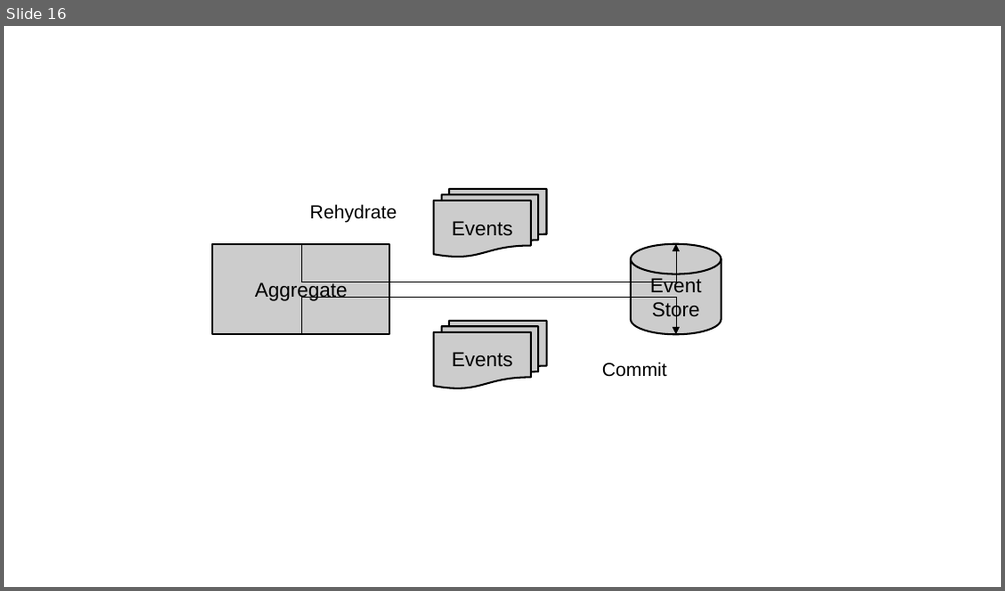
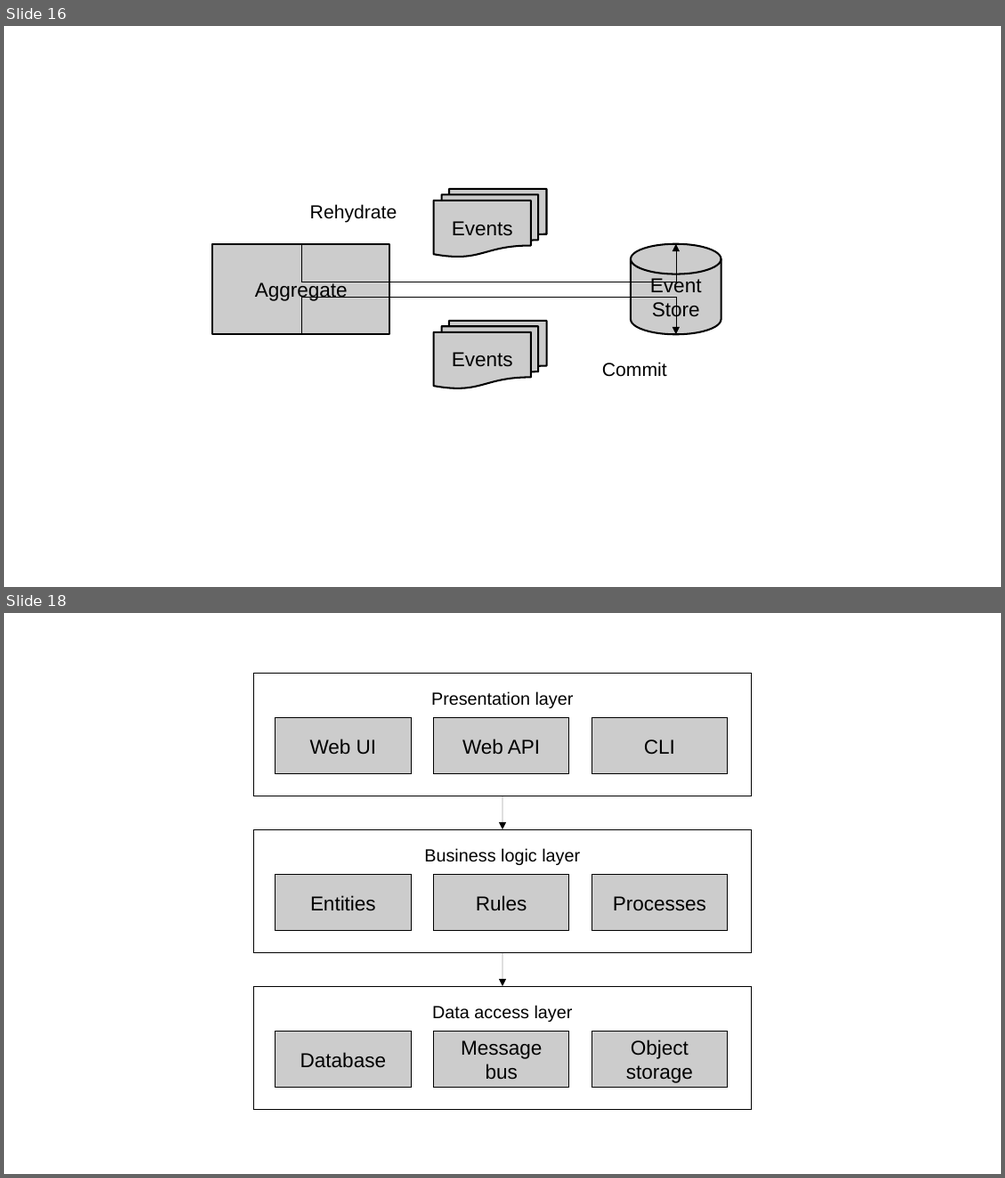
Before and after one commit to megakevin/end-point-blog, a slide deck: 2025/09/high-level-system-analysis-and-design-ddd-part-1/diagrams.odp. Shown one above the other, each under a label of ours: slide 16 before the commit, slides 16 and 18 after it; the slides between them are not shown. The pictures are 1005x591 and 1005x1178 pixels, drawn with LibreOffice and Linux fonts; fonts in the diff are those of the drawing. Boxes give left, top, right and bottom in pixels: in the first picture for what was removed or moved away, otherwise in the second. Text is boxed around its words. In the diff, an @@ line names an element or a change of style, - is before the commit and + after.

```diff
--- a/2025/09/high-level-system-analysis-and-design-ddd-part-1/diagrams.odp
+++ b/2025/09/high-level-system-analysis-and-design-ddd-part-1/diagrams.odp
@@ slide 18 added at (x1=4, y1=613, x2=1001, y2=1174), background #FFFFFF @@
@@ rectangle added at (x1=230, y1=655, x2=773, y2=1129), fill #FFFFFF, outline #FFFFFF 0 pt @@
@@ rectangle added at (x1=254, y1=673, x2=751, y2=795), fill #FFFFFF, outline #000000 0 pt, 14 pt, text #000000 @@
+Presentation layer
@@ rectangle added at (x1=275, y1=718, x2=411, y2=773), fill #CCCCCC, outline #000000 0 pt, 16 pt, text #000000 @@
+Web UI
@@ rectangle added at (x1=434, y1=718, x2=569, y2=774), fill #CCCCCC, outline #000000 0 pt, 16 pt, text #000000 @@
+Web API
@@ rectangle added at (x1=592, y1=718, x2=728, y2=773), fill #CCCCCC, outline #000000 0 pt, 16 pt, text #000000 @@
+CLI
@@ arrow added from (502, 796) to (502, 829), #000000 0 pt @@
@@ rectangle added at (x1=254, y1=829, x2=751, y2=952), fill #FFFFFF, outline #000000 0 pt, 14 pt, text #000000 @@
+Business logic layer
@@ rectangle added at (x1=275, y1=875, x2=411, y2=930), fill #CCCCCC, outline #000000 0 pt, 16 pt, text #000000 @@
+Entities
@@ rectangle added at (x1=434, y1=875, x2=569, y2=931), fill #CCCCCC, outline #000000 0 pt, 16 pt, text #000000 @@
+Rules
@@ rectangle added at (x1=592, y1=875, x2=728, y2=930), fill #CCCCCC, outline #000000 0 pt, 16 pt, text #000000 @@
+Processes
@@ arrow added from (502, 953) to (502, 987), #000000 0 pt @@
@@ rectangle added at (x1=254, y1=987, x2=751, y2=1110), fill #FFFFFF, outline #000000 0 pt, 14 pt, text #000000 @@
+Data access layer
@@ rectangle added at (x1=275, y1=1032, x2=411, y2=1087), fill #CCCCCC, outline #000000 0 pt, 16 pt, text #000000 @@
+Database
@@ rectangle added at (x1=434, y1=1031, x2=569, y2=1087), fill #CCCCCC, outline #000000 0 pt, 16 pt, text #000000 @@
+Message bus
@@ rectangle added at (x1=592, y1=1032, x2=728, y2=1087), fill #CCCCCC, outline #000000 0 pt, 16 pt, text #000000 @@
+Object storage
```
Also in this commit, not shown: 5 other slides added, 7 other files.
